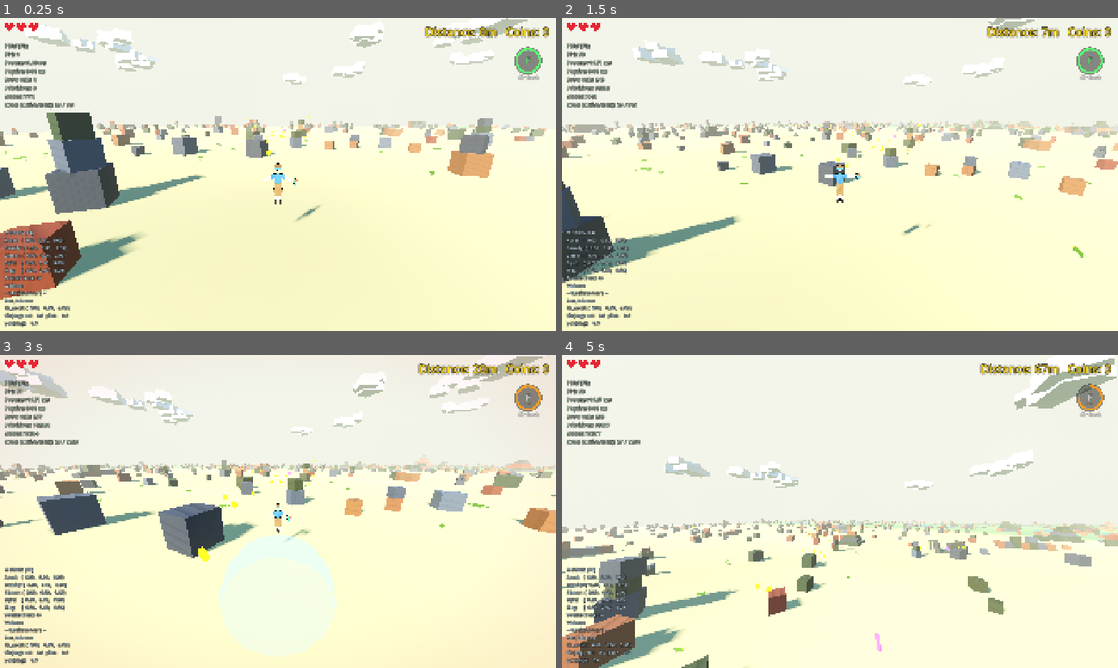
Above: before the commit, frames 1-4 (two rows, left to right).
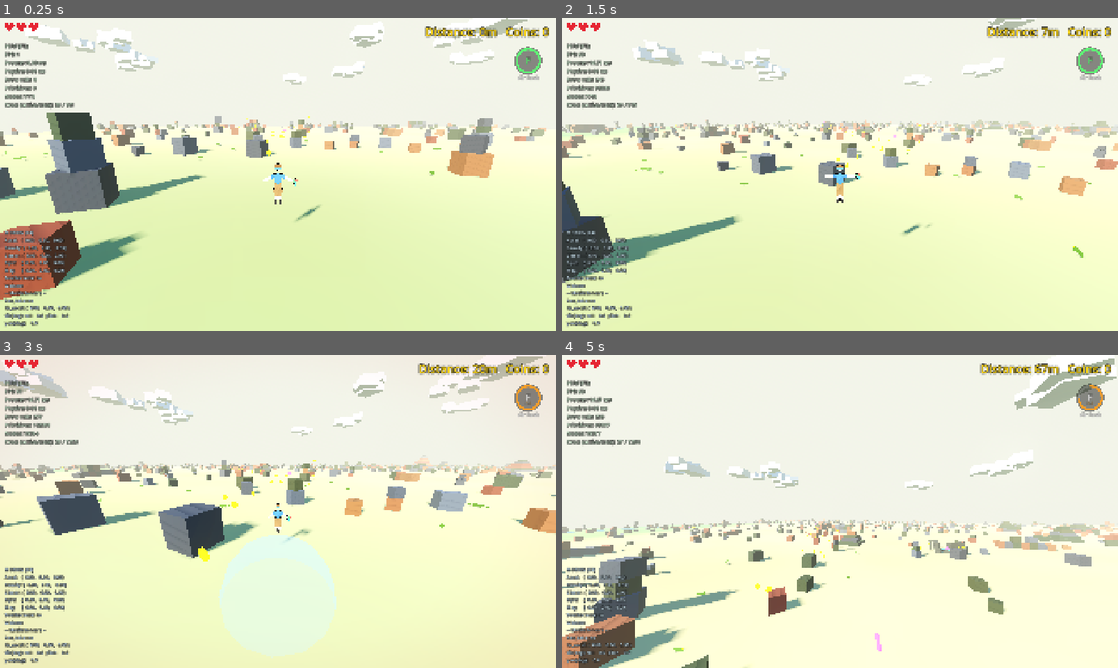
Above: after the commit, the same moments.

Repository: korjavin/godot-test1
Game: Godot game, scene res://scenes/main.tscn
The game is run twice, just before and just after one commit, with the same random seed, the same clock (stepped at 60 frames per second) and the same inputs.
Inputs (mouse positions are in pixels of both pictures, inside the frame that each line leads up to):
- Up to frame 1 (0.25 s): no input
- Up to frame 2 (1.5 s): tap Enter (ui_accept) at 0.5 s; move the mouse to (867, 174) at 0.52 s; hold Shift (run) 0.53-1.28 s; hold W (move_forward) from 0.53 s (still down); tap Space (jump) at 0.77, 1.07 s; move the mouse to (812, 174) at 1.27 s; tap Ctrl (duck) at 1.35 s
- Up to frame 3 (3 s): keep holding W (move_forward); tap Space (jump) at 1.52, 1.82 s; tap Shift (run) at 1.55 s; move the mouse to (289, 505) at 2.02 s; hold Shift (run) 2.03-2.78 s; move the mouse to (272, 517) at 2.77 s; tap F (special_ability) at 2.85 s
- Up to frame 4 (5 s): keep holding W (move_forward); tap Space (jump) at 3.02, 3.32, 3.77, 4.07, 4.52, 4.82 s; tap Shift (run) at 3.05, 3.8, 4.55 s; move the mouse to (878, 514) at 3.52 s; hold R (switch_character) 3.53-4.28 s; move the mouse to (795, 508) at 4.27 s; tap C (toggle_camera) at 4.35 s

The runs differ from the first frame. In frame 1, 3.5% of the frame differs, in the area x 0-100%, y 34-100%; in frame 2, 0.1%; in frame 3, less than 0.1%; in frame 4, 0.8%.

Commit message:
feat: push biome uniforms to shared ground material

Diff:
--- a/scripts/endless_terrain.gd
+++ b/scripts/endless_terrain.gd
@@ -742,6 +742,41 @@
 	)
 
 
+func _apply_biome_shader_params() -> void:
+	"""
+	Push the biome field's parameters onto the shared ground material, so the tint
+	the player SEES agrees with the biome/river the CPU DECIDES (biome_at /
+	is_river_at). This is the other half of the shader-parity contract documented on
+	_biome_noise: the two noise implementations are identical only if they are fed
+	identical constants.
+
+	Called from _ready() (right after the default ShaderMaterial is built) and from
+	new_run() (right after _roll_run_seed, which re-rolls biome_offset — the visible
+	biome layout has to move with the new run's world).
+
+	EDUCATIONAL NOTE — only the PARITY-CRITICAL parameters are pushed. The four biome
+	colours are left to the shader's own uniform defaults, exactly like green_a /
+	green_b: they are pure art with no GDScript counterpart, so an art pass can retint
+	the material in the editor without anyone touching this script.
+
+	The `is ShaderMaterial` guard keeps the @export escape hatch intact: assign any
+	StandardMaterial3D as terrain_material in the editor and this silently does
+	nothing instead of erroring on set_shader_parameter.
+	"""
+	if not (terrain_material is ShaderMaterial):
+		return
+
+	var mat := terrain_material as ShaderMaterial
+	mat.set_shader_parameter("biome_offset", biome_offset)
+	mat.set_shader_parameter("biome_cell_size", BIOME_CELL_SIZE)
+	mat.set_shader_parameter("biome_desert_max", BIOME_DESERT_MAX)
+	mat.set_shader_parameter("biome_plains_max", BIOME_PLAINS_MAX)
+	mat.set_shader_parameter("biome_forest_max", BIOME_FOREST_MAX)
+	mat.set_shader_parameter("river_level", RIVER_LEVEL)
+	mat.set_shader_parameter("river_half_width", RIVER_HALF_WIDTH)
+	mat.set_shader_parameter("biome_blend", BIOME_BLEND)
+
+
 func _ready() -> void:
 	"""
 	Initialize the terrain system.
@@ -798,6 +833,11 @@
 		var ground_material := ShaderMaterial.new()
 		ground_material.shader = load("res://assets/shaders/ground.gdshader")
 		terrain_material = ground_material
+
+	# Feed the biome field to the shader. Safe to call unconditionally — it no-ops on a
+	# non-ShaderMaterial. run_seed (and with it biome_offset) was rolled at the top of
+	# _ready(), so the uniforms match the field every other system reads.
+	_apply_biome_shader_params()
 
 	# Enable the depth fog on ALL platforms (thick on web to mask the reduced view
 	# distance, thin on desktop as a horizon haze — see _setup_fog). Done after the
@@ -2965,8 +3005,11 @@
 	   land on solid new-world ground instead of falling through a hole. Setting
 	   last_player_chunk to (0,0) keeps _process from redundantly rebuilding.
 	"""
-	# 1. New seed (same roll as _ready()).
+	# 1. New seed (same roll as _ready()). _roll_run_seed also re-rolls biome_offset,
+	# so the ground shader has to be re-fed immediately after it — otherwise the new
+	# run's rivers would be walked through while the OLD run's blue bands are drawn.
 	_roll_run_seed()
+	_apply_biome_shader_params()
 
 	# 2. Road cache back to its declared empty state, and the old-world pending
 	# queue emptied (update_chunks below rebuilds it for the new world anyway;
Not shown, changed: docs/plans/20260815-biomes.md
